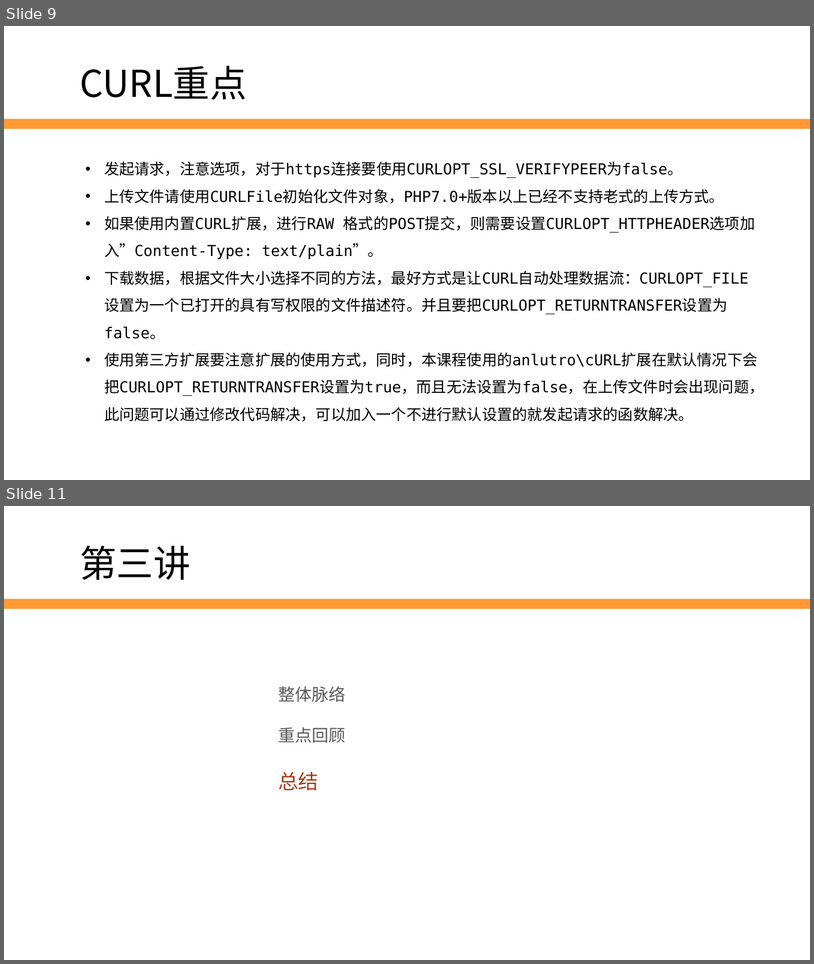
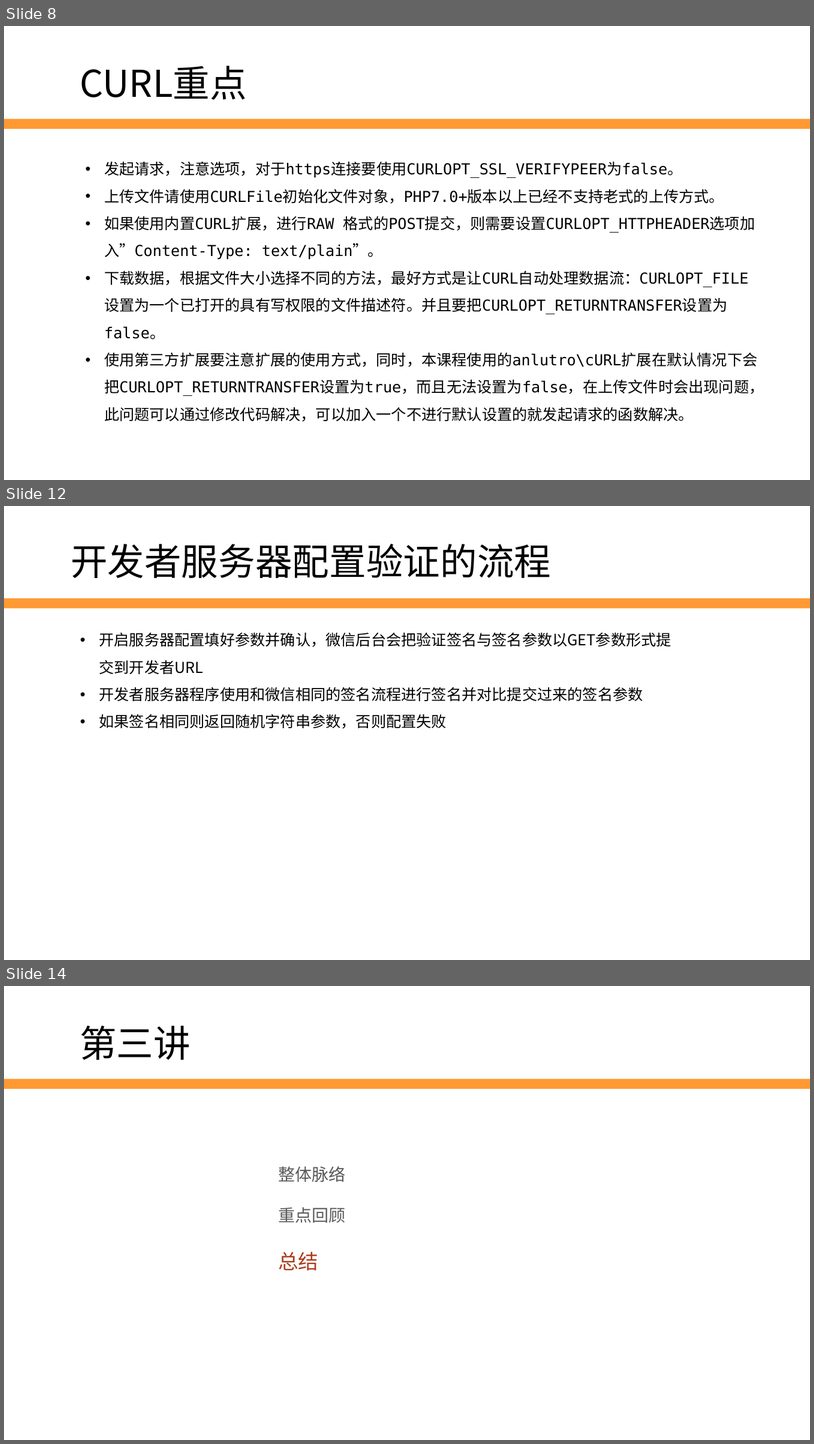
Before and after one commit to edu2act/2017-2018_1st_Wechat_Web_Programming, a slide deck: meterials/slides/ch12-revise-and-think.pptx. Shown one above the other, each under a label of ours: slides 9 and 11 before the commit, slides 8, 12 and 14 after it; the slides between them are not shown. The pictures are 814x964 and 814x1444 pixels, drawn with LibreOffice and Linux fonts; fonts in the diff are those of the drawing; background and template pictures are left out. Boxes give left, top, right and bottom in pixels: in the first picture for what was removed or moved away, otherwise in the second. Text is boxed around its words. In the diff, an @@ line names an element or a change of style, - is before the commit and + after.

```diff
--- a/meterials/slides/ch12-revise-and-think.pptx
+++ b/meterials/slides/ch12-revise-and-think.pptx
@@ slide 12 added at box(4, 506, 810, 960), background #FFFFFF @@
@@ text added at box(71, 544, 551, 578), 44 pt, text #000000 @@
+开发者服务器配置验证的流程
@@ rectangle added at box(4, 598, 810, 608), fill #FF9933 @@
@@ text added at box(99, 632, 671, 729), 18 pt, text #000000 @@
+• 开启服务器配置填好参数并确认，微信后台会把验证签名与签名参数以GET参数形式提交到开发者URL
+• 开发者服务器程序使用和微信相同的签名流程进行签名并对比提交过来的签名参数
+• 如果签名相同则返回随机字符串参数，否则配置失败
@@ what was slide 9 is now slide 8 @@
@@ what was slide 11 is now slide 14 @@
```
Also in this commit, not shown: 2 slides changed, 4 other slides added, 2 slides removed, 3 other files.
